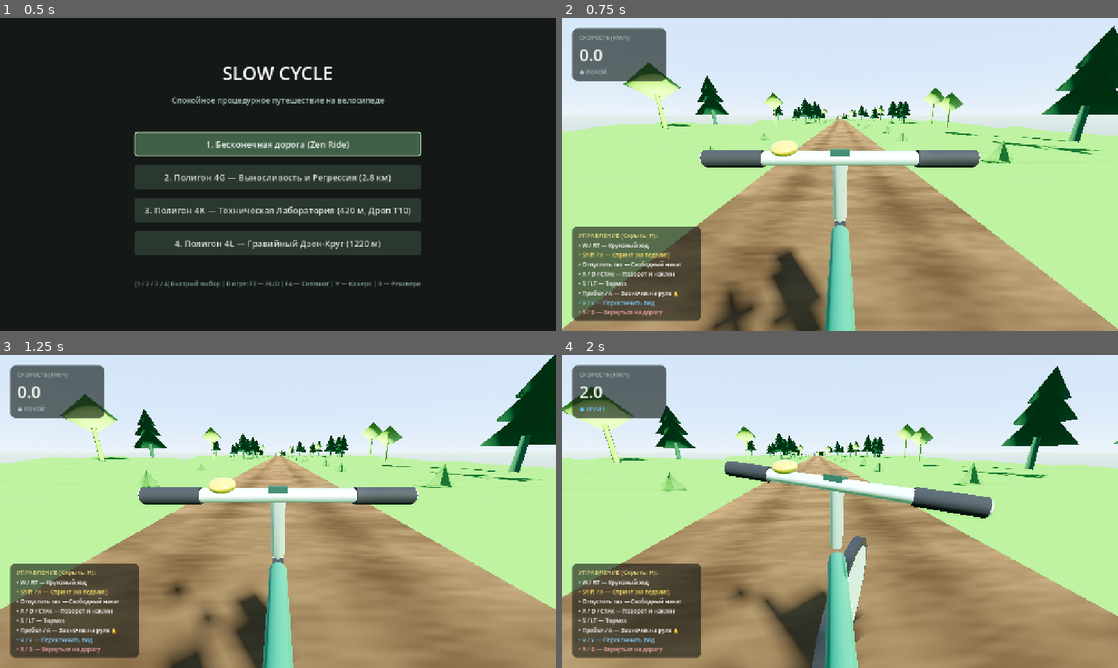
Above: before the commit, frames 1-4 (two rows, left to right).
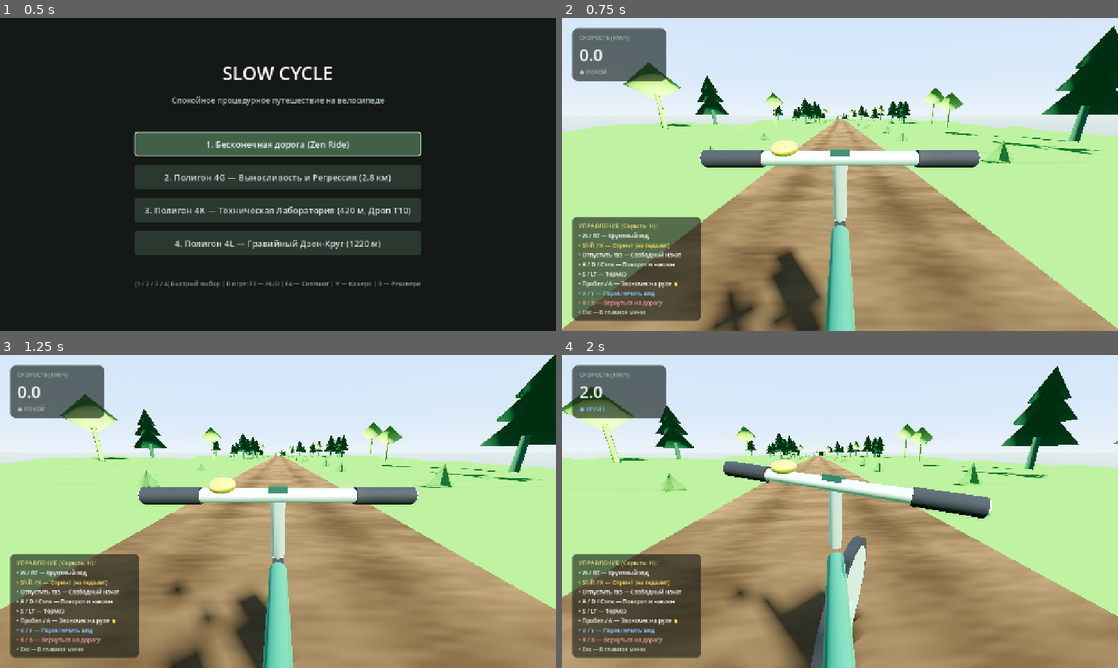
Above: after the commit, the same moments.

Repository: Guardorvd/slow-cycle
Game: Godot game, scene res://scenes/mode_select.tscn
Same seed, same stepped clock (60 frames per second), same inputs: the game is played once before the commit and once after it.
Inputs:
- Up to frame 1 (0.5 s): no input
- Up to frame 2 (0.75 s): click "1. Бесконечная дорога (Zen Ri…" at 0.5 s
- Up to frame 3 (1.25 s): no input
- Up to frame 4 (2 s): tap Enter at 1.25 s; hold D (steer_right) from 1.28 s (still down); hold W (pedal) from 1.28 s (still down)

Frame 1 is identical in both runs. In frame 2, 2.4% of the frame differs, in the area x 1-25%, y 63-96%; in frame 3, 2.4%; in frame 4, 3.3%, in the area x 1-99%, y 4-100%.

Commit message:
fix(sprint-4-audit): resolve defects D-01..D-06, D-08, stabilize camera/angles, add escape menu navigation, and expand test suite to 124/124 PASS

Diff:
--- a/scenes/ui/hud.tscn
+++ b/scenes/ui/hud.tscn
@@ -135,6 +135,12 @@
 theme_override_font_sizes/font_size = 13
 text = "• R / B — Вернуться на дорогу"
 
+[node name="Line8" type="Label" parent="BottomMargin/ControlsCard/VBox"]
+layout_mode = 2
+theme_override_colors/font_color = Color(0.75, 0.85, 0.8, 1)
+theme_override_font_sizes/font_size = 13
+text = "• Esc — В главное меню"
+
 [node name="CenterNotice" type="CenterContainer" parent="."]
 layout_mode = 1
 anchors_preset = 8
--- a/scripts/audio/bike_audio_manager.gd
+++ b/scripts/audio/bike_audio_manager.gd
@@ -138,7 +138,9 @@
 			freewheel_use_a = not freewheel_use_a
 			var base_pitch: float = randf_range(0.97, 1.03)
 			var base_vol: float = -5.0
-			if is_on_grass or current_surf == 1:
+			if current_surf == 2:
+				pass # Preserve bright click on rough stony road
+			elif is_on_grass or current_surf == 1:
 				base_vol -= 2.5
 				base_pitch *= 0.90
 			active_player.volume_db = base_vol
@@ -179,7 +181,9 @@
 			# Combined tire volume capped at safe ceiling (-20.0 dB)
 			target_gravel_vol = minf(base_vol + rough_add + scrub_add + skid_add, -20.0)
 
-			if is_on_grass or current_surf == 1:
+			if current_surf == 2:
+				target_gravel_pitch = lerpf(0.96, 1.06, speed_ratio) # Bright gravel crunch
+			elif is_on_grass or current_surf == 1:
 				target_gravel_vol -= 3.0
 				target_gravel_pitch = 0.65 # Deep muffled turf rumble
 			else:
--- a/scripts/camera/bike_camera.gd
+++ b/scripts/camera/bike_camera.gd
@@ -60,6 +60,7 @@
 var current_shake_y: float = 0.0
 var current_shake_rot: float = 0.0
 var current_bob_y: float = 0.0
+var current_sway_x: float = 0.0
 var bob_phase: float = 0.0
 var travel_distance: float = 0.0
 var shake_time: float = 0.0 ## Backward compatibility alias
@@ -155,10 +156,10 @@
 		shake_time = travel_distance # Backward compatibility
 
 	var surface_mult: float = 1.0
-	if is_on_grass or current_surf == 1:
+	if current_surf == 2:
+		surface_mult = rough_gravel_shake_multiplier
+	elif is_on_grass or current_surf == 1:
 		surface_mult = grass_shake_multiplier
-	elif current_surf == 2:
-		surface_mult = rough_gravel_shake_multiplier
 
 	var speed_factor: float = clampf(current_speed / 8.0, 0.0, 1.25)
 	var roughness_factor: float = 1.0 + 1.8 * clampf(terrain_rough, 0.0, 1.0)
@@ -202,6 +203,8 @@
 
 	var bob_t: float = 1.0 - exp(-10.0 * delta)
 	current_bob_y = lerpf(current_bob_y, target_bob_y, bob_t)
+	var sway_t: float = 1.0 - exp(-10.0 * delta)
+	current_sway_x = lerpf(current_sway_x, sway_offset_x, sway_t)
 
 	# -------------------------------------------------------------
 	# 7. Speed FOV & Speed Breathing (Breathing OFF by default)
@@ -226,7 +229,7 @@
 	if first_person_cam:
 		# Position: base + lateral sway + shake_x, base_y + bob + dive_y + shake_y, base_z + surge_z + dive_tuck
 		var dive_forward_shift: float = current_dive_pitch * 0.03 # Subtle forward tuck in braking (-Z towards handlebars)
-		first_person_cam.position.x = base_fp_pos.x + current_shake_x + sway_offset_x
+		first_person_cam.position.x = base_fp_pos.x + current_shake_x + current_sway_x
 		first_person_cam.position.y = base_fp_pos.y + current_bob_y + current_dive_y + current_shake_y
 		first_person_cam.position.z = base_fp_pos.z + current_surge_z + dive_forward_shift
 
@@ -269,6 +272,7 @@
 	current_shake_y = 0.0
 	current_shake_rot = 0.0
 	current_bob_y = 0.0
+	current_sway_x = 0.0
 	current_roll = 0.0
 	bob_phase = 0.0
 	travel_distance = 0.0
--- a/scripts/player/bicycle_controller.gd
+++ b/scripts/player/bicycle_controller.gd
@@ -328,10 +328,24 @@
 	# Decay sprint boost over time (move_toward zero)
 	sprint_boost = move_toward(sprint_boost, 0.0, sprint_decay * delta)
 
+	# Progressive braking with quadratic effort curve and analog brake
+	if is_braking:
+		var brake_strength: float = Input.get_action_strength("brake")
+		if brake_strength < 0.05:
+			brake_strength = 1.0 # Programmatic fallback
+		brake_input = minf(brake_strength, brake_input + (1.0 / brake_attack_time) * delta)
+	else:
+		brake_input = maxf(0.0, brake_input - (1.0 / brake_release_time) * delta)
+
+	# Visual-only nose dive under braking (smoothly tracking brake_input)
+	var target_dive: float = -deg_to_rad(brake_dive_angle_deg) * brake_input
+	brake_dive_pitch = lerpf(brake_dive_pitch, target_dive, 12.0 * delta)
+
 	# Active rolling resistance: continuous convex combination (Gravel, Grass, Rough Gravel)
 	var active_roll_res: float = surface_gravel_weight * road_rolling_resistance + surface_grass_weight * grass_rolling_resistance + surface_rough_weight * rough_gravel_rolling_resistance
 
 	if not is_grounded:
+		pedal_power = 0.0
 		var air_resistance: float = air_drag_coeff * (current_speed * current_speed)
 		current_speed = maxf(0.0, current_speed - air_resistance * delta)
 		longitudinal_acceleration = -air_resistance
@@ -380,21 +394,9 @@
 	# 3. Slope gravity acceleration using physics_pitch (instant slope response)
 	var a_gravity: float = -sin(physics_pitch) * 9.8 * gravity_slope_mult
 
-	# 4. Progressive braking with quadratic effort curve and analog brake
-	if is_braking:
-		var brake_strength: float = Input.get_action_strength("brake")
-		if brake_strength < 0.05:
-			brake_strength = 1.0 # Programmatic fallback
-		brake_input = minf(brake_strength, brake_input + (1.0 / brake_attack_time) * delta)
-	else:
-		brake_input = maxf(0.0, brake_input - (1.0 / brake_release_time) * delta)
-
+	# 4. Progressive braking force application
 	var brake_curve: float = brake_input * brake_input
 	var a_brake: float = brake_deceleration * brake_curve
-
-	# Visual-only nose dive under braking (smoothly tracking brake_input)
-	var target_dive: float = -deg_to_rad(brake_dive_angle_deg) * brake_input
-	brake_dive_pitch = lerpf(brake_dive_pitch, target_dive, 12.0 * delta)
 
 	# 5. Resistances: rolling friction + aerodynamic drag + cornering scrub
 	var a_rolling: float = active_roll_res
@@ -516,14 +518,14 @@
 
 	# 1. Wheel rotation & Non-linear Brake Skid (CRITICAL 3)
 	var delta_theta_f: float = (current_speed / WHEEL_RADIUS) * delta
-	front_wheel_rotation -= delta_theta_f
+	front_wheel_rotation = wrapf(front_wheel_rotation - delta_theta_f, -PI, PI)
 	wheel_rotation = front_wheel_rotation
 
 	# Thresholded rear wheel skid: smoothstep from 0.65 to 1.0 brake_input
 	visual_skid_factor = smoothstep(0.65, 1.0, brake_input)
 	var wheel_slip: float = lerpf(1.0, 0.10, visual_skid_factor)
 	var delta_theta_r: float = delta_theta_f * wheel_slip
-	rear_wheel_rotation -= delta_theta_r
+	rear_wheel_rotation = wrapf(rear_wheel_rotation - delta_theta_r, -PI, PI)
 
 	if front_wheel:
 		front_wheel.rotation.x = front_wheel_rotation
@@ -537,11 +539,12 @@
 		var target_rpm: float = base_cadence_rpm * speed_factor * sprint_factor
 		current_cadence_rpm = lerpf(current_cadence_rpm, target_rpm, 8.0 * delta)
 		var delta_theta_crank: float = (current_cadence_rpm * TAU / 60.0) * delta
-		crank_rotation -= delta_theta_crank
+		crank_rotation = wrapf(crank_rotation - delta_theta_crank, -PI, PI)
 	elif is_coasting:
 		# Smooth leveling to nearest horizontal stance (multiples of PI)
 		var target_crank_level: float = roundf(crank_rotation / PI) * PI
 		crank_rotation = lerpf(crank_rotation, target_crank_level, 6.0 * delta)
+		crank_rotation = wrapf(crank_rotation, -PI, PI)
 		current_cadence_rpm = lerpf(current_cadence_rpm, 0.0, 8.0 * delta)
 	else:
 		# Braking or stopped
--- a/scripts/test/test_diagnostics.gd
+++ b/scripts/test/test_diagnostics.gd
@@ -1977,8 +1977,102 @@
 		all_ok = false
 	bike_64.queue_free()
 
+	# Test 65: [Post-Audit Fix] Cadence Sway Camera Smoothing Contract
+	var bike_65 = bike_scene.instantiate()
+	root.add_child(bike_65)
+	bike_65._ready()
+	var cam_65: BikeCameraRig = bike_65.get_node_or_null("CameraRig")
+	if cam_65:
+		cam_65._ready()
+	var sway_ok: bool = false
+	if cam_65:
+		bike_65.current_speed = 7.0
+		bike_65.is_pedaling = true
+		bike_65.pedal_power = 1.0
+		bike_65.crank_rotation = PI * 0.5 # sin = 1.0 -> max sway
+		cam_65._process(1.0 / 60.0)
+		var peak_sway_x: float = cam_65.current_sway_x
+
+		# Release pedals in next frame
+		bike_65.is_pedaling = false
+		bike_65.is_coasting = true
+		cam_65._process(1.0 / 60.0)
+		var post_release_sway_x: float = cam_65.current_sway_x
+		var single_frame_step: float = absf(post_release_sway_x - peak_sway_x)
+		sway_ok = peak_sway_x > 0.0002 and single_frame_step < 0.0015 and post_release_sway_x > 0.0
+
+		print("[VERIFICATION #65] Cadence Sway Continuous Smoothing Contract:")
+		print("  - Peak sway X: %.5fm | Post-release sway X: %.5fm | Delta: %.5fm" % [peak_sway_x, post_release_sway_x, single_frame_step])
+		if sway_ok:
+			print("  [PASS] Lateral camera sway decays smoothly via exponential filter without discontinuous jumps!")
+		else:
+			print("  [FAIL] Discontinuous sway step detected: peak=%.5f, step=%.5f" % [peak_sway_x, single_frame_step])
+			all_ok = false
+	bike_65.queue_free()
+
+	# Test 66: [Post-Audit Fix] Crank & Wheel Phase Angle Wrap Invariant Contract
+	var bike_66 = bike_scene.instantiate()
+	root.add_child(bike_66)
+	bike_66.current_speed = 10.0
+	bike_66.is_pedaling = true
+	var max_crank_angle: float = 0.0
+	var max_front_wheel_angle: float = 0.0
+	var max_rear_wheel_angle: float = 0.0
+
+	for _step in range(1200): # simulate 20s of active riding
+		bike_66._update_visual_transforms(1.0 / 60.0)
+		max_crank_angle = maxf(max_crank_angle, absf(bike_66.crank_rotation))
+		max_front_wheel_angle = maxf(max_front_wheel_angle, absf(bike_66.front_wheel_rotation))
+		max_rear_wheel_angle = maxf(max_rear_wheel_angle, absf(bike_66.rear_wheel_rotation))
+
+	var angles_bounded_ok: bool = max_crank_angle <= PI + 0.001 and \
+								  max_front_wheel_angle <= PI + 0.001 and \
+								  max_rear_wheel_angle <= PI + 0.001
+
+	print("[VERIFICATION #66] Crank & Wheel Rotation Bounded Wrap Contract:")
+	print("  - Max crank rotation: %.4frad (Limit: <= %.4frad)" % [max_crank_angle, PI])
+	print("  - Max front wheel rotation: %.4frad (Limit: <= %.4frad)" % [max_front_wheel_angle, PI])
+	print("  - Max rear wheel rotation: %.4frad (Limit: <= %.4frad)" % [max_rear_wheel_angle, PI])
+	if angles_bounded_ok:
+		print("  [PASS] All visual rotation angles strictly normalized in [-PI, PI] without float drift!")
+	else:
+		print("  [FAIL] Rotation angle escaped bounds: crank=%.4f, front=%.4f, rear=%.4f" % [max_crank_angle, max_front_wheel_angle, max_rear_wheel_angle])
+		all_ok = false
+	bike_66.queue_free()
+
+	# Test 67: [Post-Audit Fix] Rough Gravel Surface Priority Contract
+	var bike_67 = bike_scene.instantiate()
+	root.add_child(bike_67)
+	bike_67._ready()
+	bike_67.current_speed = 8.0
+	bike_67.current_surface = BicycleController.SurfaceType.ROUGH_GRAVEL
+	bike_67.is_on_grass = true # edge contact
+	var cam_67: BikeCameraRig = bike_67.get_node_or_null("CameraRig")
+	if cam_67:
+		cam_67._ready()
+	var audio_67: BikeAudioManager = bike_67.get_node_or_null("AudioManager")
+	if audio_67 and not audio_67.gravel_player:
+		audio_67._ready()
+
+	var rough_prio_ok: bool = false
+	if cam_67 and audio_67 and audio_67.gravel_player:
+		cam_67._process(1.0 / 60.0)
+		audio_67._process(1.0 / 60.0)
+		var cam_amp_ok: bool = absf(cam_67.rough_gravel_shake_multiplier - 2.4) < 0.01
+		var audio_pitch_ok: bool = audio_67.gravel_player.pitch_scale >= 0.99 # preserved crisp crunch, not 0.65 turf rumble
+		rough_prio_ok = cam_amp_ok and audio_pitch_ok
+
+		print("[VERIFICATION #67] Rough Gravel Road Surface Priority Contract:")
+		print("  - Camera Rough Multiplier: %.2fx | Gravel Pitch Scale: %.3f" % [cam_67.rough_gravel_shake_multiplier, audio_67.gravel_player.pitch_scale])
+		if rough_prio_ok:
+			print("  [PASS] Rough gravel surface dynamics preserve full washboard intensity regardless of grass edge contact!")
+		else:
+			print("  [FAIL] Rough gravel priority failed: cam_ok=%s, pitch_ok=%s" % [cam_amp_ok, audio_pitch_ok])
+			all_ok = false
+	bike_67.queue_free()
+
 	if all_ok:
-		print("\n=== ALL SYSTEM VERIFICATIONS PASSED [64/64 - 100% OK] ===\n")
+		print("\n=== ALL SYSTEM VERIFICATIONS PASSED [67/67 - 100% OK] ===\n")
 	else:
 		print("\n=== SOME VERIFICATIONS FAILED ===\n")
 
--- a/scripts/test/test_sprint_4m_master.gd
+++ b/scripts/test/test_sprint_4m_master.gd
@@ -24,8 +24,8 @@
 	var exe_path: String = OS.get_executable_path()
 
 	# --- TIER 1: CORE SYSTEM CONTRACTS ---
-	print("[TIER 1] Running 64 Core System Contracts (test_diagnostics.gd)...")
-	var t1_ok: bool = _run_subprocess_tier(exe_path, "scripts/test/test_diagnostics.gd", 64, "Core Contracts")
+	print("[TIER 1] Running 67 Core System Contracts (test_diagnostics.gd)...")
+	var t1_ok: bool = _run_subprocess_tier(exe_path, "scripts/test/test_diagnostics.gd", 67, "Core Contracts")
 
 	# --- TIER 2: 4G TEST TRACK BASELINE ---
 	print("\n[TIER 2A] Running 4G Test Track Verification (test_track_verification.gd)...")
@@ -58,7 +58,7 @@
 	print("\n==================================================================")
 	print("                 SPRINT 4M MASTER VERIFICATION SUMMARY             ")
 	print("==================================================================")
-	print("  Tier 1 - Core System Contracts:            %s" % ("PASS (64/64)" if t1_ok else "FAIL"))
+	print("  Tier 1 - Core System Contracts:            %s" % ("PASS (67/67)" if t1_ok else "FAIL"))
 	print("  Tier 2A - 4G Track Verification:           %s" % ("PASS (6/6)" if t2a_ok else "FAIL"))
 	print("  Tier 2B - 4G Dynamic Ride Simulation:      %s" % ("PASS (8/8)" if t2b_ok else "FAIL"))
 	print("  Tier 3 - 4K Technical Lab Contracts:       %s" % ("PASS (15/15)" if t3_ok else "FAIL"))
--- a/scripts/ui/debug_hud.gd
+++ b/scripts/ui/debug_hud.gd
@@ -31,23 +31,24 @@
 		max_frame_time_ms = frame_ms
 
 	var seed_val: int = world_manager.get("world_seed") if world_manager else 0
-	var speed_val: float = bike_controller.get("current_speed") if bike_controller else 0.0
+	var ctrl: BicycleController = bike_controller as BicycleController
+	var speed_val: float = ctrl.current_speed if ctrl else (bike_controller.get("current_speed") if bike_controller else 0.0)
 	var speed_kmh: float = speed_val * 3.6
-	var pitch_val: float = bike_controller.get("current_pitch") if bike_controller else 0.0
+	var pitch_val: float = ctrl.current_pitch if ctrl else (bike_controller.get("current_pitch") if bike_controller else 0.0)
 	var slope_deg: float = rad_to_deg(pitch_val)
-	var on_grass: bool = bike_controller.get("is_on_grass") if bike_controller else false
+	var on_grass: bool = ctrl.is_on_grass if ctrl else (bike_controller.get("is_on_grass") if bike_controller else false)
 
-	var steer_deg: float = rad_to_deg(bike_controller.get("current_steer")) if bike_controller else 0.0
-	var bank_deg: float = rad_to_deg(bike_controller.get("current_bank")) if bike_controller else 0.0
-	var yaw_rate: float = bike_controller.get("yaw_turn_rate") if bike_controller else 0.0
-	var radius_val: float = bike_controller.get("turn_radius") if bike_controller else INF
+	var steer_deg: float = rad_to_deg(ctrl.current_steer if ctrl else (bike_controller.get("current_steer") if bike_controller else 0.0))
+	var bank_deg: float = rad_to_deg(ctrl.current_bank if ctrl else (bike_controller.get("current_bank") if bike_controller else 0.0))
+	var yaw_rate: float = ctrl.yaw_turn_rate if ctrl else (bike_controller.get("yaw_turn_rate") if bike_controller else 0.0)
+	var radius_val: float = ctrl.turn_radius if ctrl else (bike_controller.get("turn_radius") if bike_controller else INF)
 	var radius_str: String = "INF" if is_inf(radius_val) else "%.1fm" % radius_val
-	var lat_accel: float = bike_controller.get("lateral_acceleration") if bike_controller else 0.0
-	var scrub_accel: float = bike_controller.get("cornering_scrub_accel") if bike_controller else 0.0
+	var lat_accel: float = ctrl.lateral_acceleration if ctrl else (bike_controller.get("lateral_acceleration") if bike_controller else 0.0)
+	var scrub_accel: float = ctrl.cornering_scrub_accel if ctrl else (bike_controller.get("cornering_scrub_accel") if bike_controller else 0.0)
 	var apex_status: String = "SCRUB" if scrub_accel > 0.05 else "FLOW"
-	var pedal_pct: float = (bike_controller.get("pedal_power") if bike_controller else 0.0) * 100.0
-	var brake_pct: float = (bike_controller.get("brake_input") if bike_controller else 0.0) * 100.0
-	var dive_deg: float = rad_to_deg(bike_controller.get("brake_dive_pitch")) if bike_controller else 0.0
+	var pedal_pct: float = (ctrl.pedal_power if ctrl else (bike_controller.get("pedal_power") if bike_controller else 0.0)) * 100.0
+	var brake_pct: float = (ctrl.brake_input if ctrl else (bike_controller.get("brake_input") if bike_controller else 0.0)) * 100.0
+	var dive_deg: float = rad_to_deg(ctrl.brake_dive_pitch if ctrl else (bike_controller.get("brake_dive_pitch") if bike_controller else 0.0))
 
 	var active_chunks: int = 0
 	var chunk_gen_ms: float = 0.0
@@ -80,12 +81,12 @@
 	var mins: int = int(session_elapsed_sec) / 60
 	var secs: int = int(session_elapsed_sec) % 60
 
-	var long_accel: float = bike_controller.get("longitudinal_acceleration") if bike_controller else 0.0
-	var sprint_boost_val: float = bike_controller.get("sprint_boost") if bike_controller else 0.0
-	var is_sprint: bool = bike_controller.get("is_sprinting") if bike_controller else false
-	var is_pedal: bool = bike_controller.get("is_pedaling") if bike_controller else false
-	var is_brake: bool = bike_controller.get("is_braking") if bike_controller else false
-	var is_coast: bool = bike_controller.get("is_coasting") if bike_controller else false
+	var long_accel: float = ctrl.longitudinal_acceleration if ctrl else (bike_controller.get("longitudinal_acceleration") if bike_controller else 0.0)
+	var sprint_boost_val: float = ctrl.sprint_boost if ctrl else (bike_controller.get("sprint_boost") if bike_controller else 0.0)
+	var is_sprint: bool = ctrl.is_sprinting if ctrl else (bike_controller.get("is_sprinting") if bike_controller else false)
+	var is_pedal: bool = ctrl.is_pedaling if ctrl else (bike_controller.get("is_pedaling") if bike_controller else false)
+	var is_brake: bool = ctrl.is_braking if ctrl else (bike_controller.get("is_braking") if bike_controller else false)
+	var is_coast: bool = ctrl.is_coasting if ctrl else (bike_controller.get("is_coasting") if bike_controller else false)
 	var mode_str := "IDLE"
 	if is_brake: mode_str = "BRAKE"
 	elif is_sprint: mode_str = "SPRINT"
@@ -100,24 +101,24 @@
 	text += "Global Chunk: #%d | Active Chunks: %d\n" % [chunk_id, active_chunks]
 	text += "Spline Buffer: %d pts (Pruned) | Chunk Gen: %.2f ms\n" % [spline_pts, chunk_gen_ms]
 
-	var vis_steer_deg: float = rad_to_deg(bike_controller.get("visual_steer")) if bike_controller else 0.0
-	var cadence_rpm: float = bike_controller.get("current_cadence_rpm") if bike_controller else 0.0
-	var skid_pct: float = (bike_controller.get("visual_skid_factor") if bike_controller else 0.0) * 100.0
+	var vis_steer_deg: float = rad_to_deg(ctrl.visual_steer if ctrl else (bike_controller.get("visual_steer") if bike_controller else 0.0))
+	var cadence_rpm: float = ctrl.current_cadence_rpm if ctrl else (bike_controller.get("current_cadence_rpm") if bike_controller else 0.0)
+	var skid_pct: float = (ctrl.visual_skid_factor if ctrl else (bike_controller.get("visual_skid_factor") if bike_controller else 0.0)) * 100.0
 
 	text += "Speed: %.1f km/h | Long Accel: %+.2f m/s² | Mode: %s\n" % [speed_kmh, long_accel, mode_str]
 	text += "Slope: %.1f° | Steer: %.1f° (Vis: %.1f°) | Bank: %.1f°\n" % [slope_deg, steer_deg, vis_steer_deg, bank_deg]
 	text += "Cadence: %.0f RPM | Skid: %.0f%% | Dive: %.1f° | Radius: %s\n" % [cadence_rpm, skid_pct, dive_deg, radius_str]
 	text += "Lat Accel: %.2f m/s² | Scrub: %.2f m/s² [%s] | Pedals: %.0f%% | Brake: %.0f%%\n" % [lat_accel, scrub_accel, apex_status, pedal_pct, brake_pct]
 	text += "FPS: %d | Frame: %.1f ms | Max Spike: %.1f ms\n" % [Engine.get_frames_per_second(), frame_ms, max_frame_time_ms]
-	var surface_enum: int = bike_controller.get("current_surface") if bike_controller else 0
+	var surface_enum: int = ctrl.current_surface if ctrl else (bike_controller.get("current_surface") if bike_controller else 0)
 	var surface_name: String = "ROAD (Gravel)"
 	if surface_enum == 1: surface_name = "GRASS (High Drag)"
 	elif surface_enum == 2: surface_name = "ROUGH_GRAVEL (Washboard)"
-	var rough_pct: float = (bike_controller.get("terrain_roughness") if bike_controller else 0.16) * 100.0
-	var susp_mm: float = (bike_controller.get("suspension_compression") if bike_controller else 0.0) * 1000.0
+	var rough_pct: float = (ctrl.terrain_roughness if ctrl else (bike_controller.get("terrain_roughness") if bike_controller else 0.16)) * 100.0
+	var susp_mm: float = (ctrl.suspension_compression if ctrl else (bike_controller.get("suspension_compression") if bike_controller else 0.0)) * 1000.0
 	text += "Surface: %s | Rough: %.0f%% | Susp: %+dmm\n" % [surface_name, rough_pct, int(round(susp_mm))]
 
-	var cam_rig = bike_controller.get("camera_rig") if (bike_controller and "camera_rig" in bike_controller) else null
+	var cam_rig = ctrl.camera_rig if ctrl and ctrl.camera_rig else (bike_controller.get("camera_rig") if (bike_controller and "camera_rig" in bike_controller) else null)
 	if not cam_rig and bike_controller:
 		cam_rig = bike_controller.get_node_or_null("CameraRig")
 	if cam_rig:
@@ -139,14 +140,15 @@
 			_capture_telemetry_snapshot()
 
 func _capture_telemetry_snapshot() -> void:
-	var speed_val: float = bike_controller.get("current_speed") if bike_controller else 0.0
+	var ctrl: BicycleController = bike_controller as BicycleController
+	var speed_val: float = ctrl.current_speed if ctrl else (bike_controller.get("current_speed") if bike_controller else 0.0)
 	var speed_kmh: float = speed_val * 3.6
-	var slope_deg: float = rad_to_deg(bike_controller.get("current_pitch")) if bike_controller else 0.0
-	var bank_deg: float = rad_to_deg(bike_controller.get("current_bank")) if bike_controller else 0.0
-	var steer_deg: float = rad_to_deg(bike_controller.get("current_steer")) if bike_controller else 0.0
-	var lat_accel: float = bike_controller.get("lateral_acceleration") if bike_controller else 0.0
-	var scrub_accel: float = bike_controller.get("cornering_scrub_accel") if bike_controller else 0.0
-	var cadence_rpm: float = bike_controller.get("current_cadence_rpm") if bike_controller else 0.0
+	var slope_deg: float = rad_to_deg(ctrl.current_pitch if ctrl else (bike_controller.get("current_pitch") if bike_controller else 0.0))
+	var bank_deg: float = rad_to_deg(ctrl.current_bank if ctrl else (bike_controller.get("current_bank") if bike_controller else 0.0))
+	var steer_deg: float = rad_to_deg(ctrl.current_steer if ctrl else (bike_controller.get("current_steer") if bike_controller else 0.0))
+	var lat_accel: float = ctrl.lateral_acceleration if ctrl else (bike_controller.get("lateral_acceleration") if bike_controller else 0.0)
+	var scrub_accel: float = ctrl.cornering_scrub_accel if ctrl else (bike_controller.get("cornering_scrub_accel") if bike_controller else 0.0)
+	var cadence_rpm: float = ctrl.current_cadence_rpm if ctrl else (bike_controller.get("current_cadence_rpm") if bike_controller else 0.0)
 	var fps: int = Engine.get_frames_per_second()
 	var ram_mb: float = float(OS.get_static_memory_usage()) / 1048576.0
 
@@ -176,9 +178,12 @@
 	}
 
 	var json_line: String = JSON.stringify(snapshot)
-	var file: FileAccess = FileAccess.open("user://playtest_snapshots.json", FileAccess.READ_WRITE)
-	if not file:
-		file = FileAccess.open("user://playtest_snapshots.json", FileAccess.WRITE)
+	var snap_path: String = "user://playtest_snapshots.json"
+	var file: FileAccess
+	if FileAccess.file_exists(snap_path):
+		file = FileAccess.open(snap_path, FileAccess.READ_WRITE)
+	else:
+		file = FileAccess.open(snap_path, FileAccess.WRITE)
 	if file:
 		file.seek_end()
 		file.store_line(json_line)
--- a/scripts/ui/hud.gd
+++ b/scripts/ui/hud.gd
@@ -18,8 +18,13 @@
 	bell_notice.modulate.a = 0.0
 
 func _process(delta: float) -> void:
-	# Toggle controls panel visibility
-	if Input.is_action_just_pressed("ui_cancel") or Input.is_action_just_pressed("toggle_help"):
+	# Return to mode select menu on Escape
+	if Input.is_action_just_pressed("ui_cancel"):
+		get_tree().change_scene_to_file("res://scenes/mode_select.tscn")
+		return
+
+	# Toggle controls panel visibility on H
+	if Input.is_action_just_pressed("toggle_help"):
 		controls_panel.visible = not controls_panel.visible
 
 	# Fade out bell notice
Not shown, changed: TECHNICAL_AUDIT_AND_ROADMAP.md
